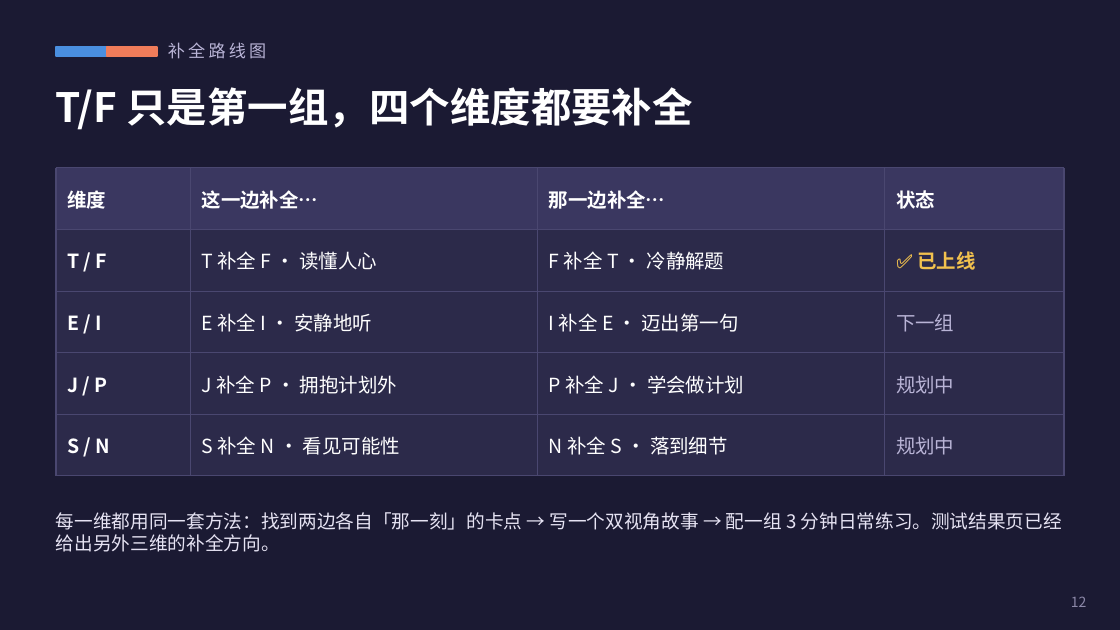
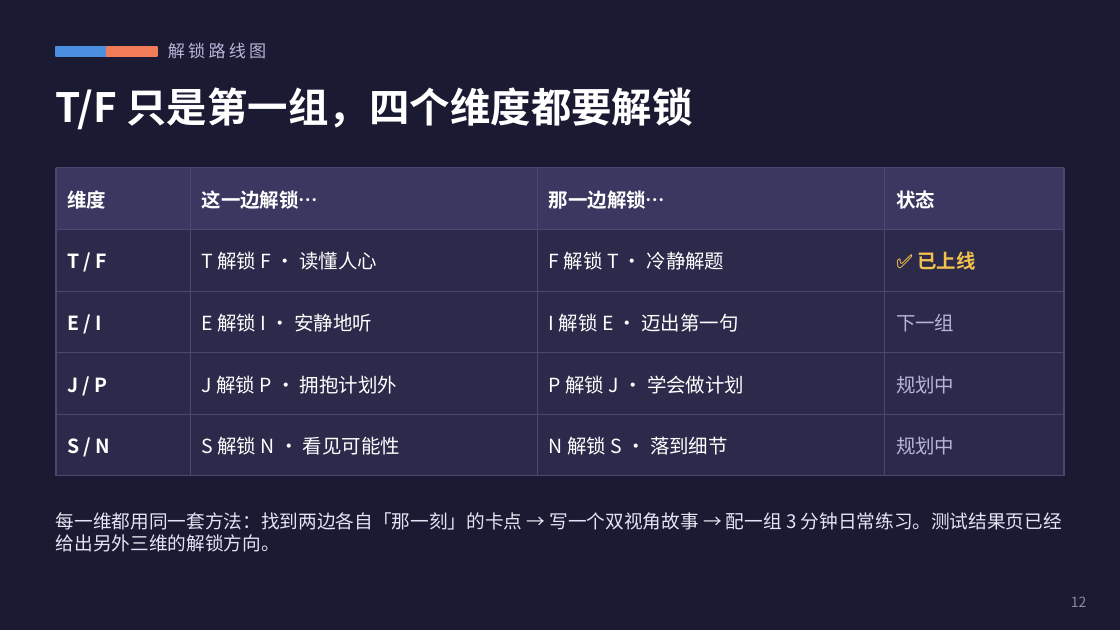
Before and after one commit to YuYuYuZero/overself-ai-edu-game, a slide deck: slide 12 of pitch/Overself-路演.pptx. Drawn at 1120x630 pixels with LibreOffice and Linux fonts; fonts in the diff are those of the drawing. Boxes give left, top, right and bottom in pixels: in the first picture for what was removed or moved away, otherwise in the second. Text is boxed around its words. In the diff, an @@ line names an element or a change of style, - is before the commit and + after.

```diff
--- a/pitch/Overself-路演.pptx
+++ b/pitch/Overself-路演.pptx
@@ text at (168, 42, 266, 59): text changed @@
-补全路线图
+解锁路线图
@@ text at (56, 87, 692, 130): text changed @@
-T/F 只是第一组，四个维度都要补全
+T/F 只是第一组，四个维度都要解锁
@@ table at (56, 168, 1064, 459) @@
-row 1, column 2: 这一边补全…
+row 1, column 2: 这一边解锁…
-row 1, column 3: 那一边补全…
+row 1, column 3: 那一边解锁…
-row 2, column 2: T 补全 F · 读懂人心
+row 2, column 2: T 解锁 F · 读懂人心
-row 2, column 3: F 补全 T · 冷静解题
+row 2, column 3: F 解锁 T · 冷静解题
-row 3, column 2: E 补全 I · 安静地听
+row 3, column 2: E 解锁 I · 安静地听
-row 3, column 3: I 补全 E · 迈出第一句
+row 3, column 3: I 解锁 E · 迈出第一句
-row 4, column 2: J 补全 P · 拥抱计划外
+row 4, column 2: J 解锁 P · 拥抱计划外
-row 4, column 3: P 补全 J · 学会做计划
+row 4, column 3: P 解锁 J · 学会做计划
-row 5, column 2: S 补全 N · 看见可能性
+row 5, column 2: S 解锁 N · 看见可能性
-row 5, column 3: N 补全 S · 落到细节
+row 5, column 3: N 解锁 S · 落到细节
@@ text at (56, 512, 1062, 552): text changed @@
-每一维都用同一套方法：找到两边各自「那一刻」的卡点 → 写一个双视角故事 → 配一组 3 分钟日常练习。测试结果页已经给出另外三维的补全方向。
+每一维都用同一套方法：找到两边各自「那一刻」的卡点 → 写一个双视角故事 → 配一组 3 分钟日常练习。测试结果页已经给出另外三维的解锁方向。
```
Also in this commit, not shown: 9 other slides changed, 19 other files.
